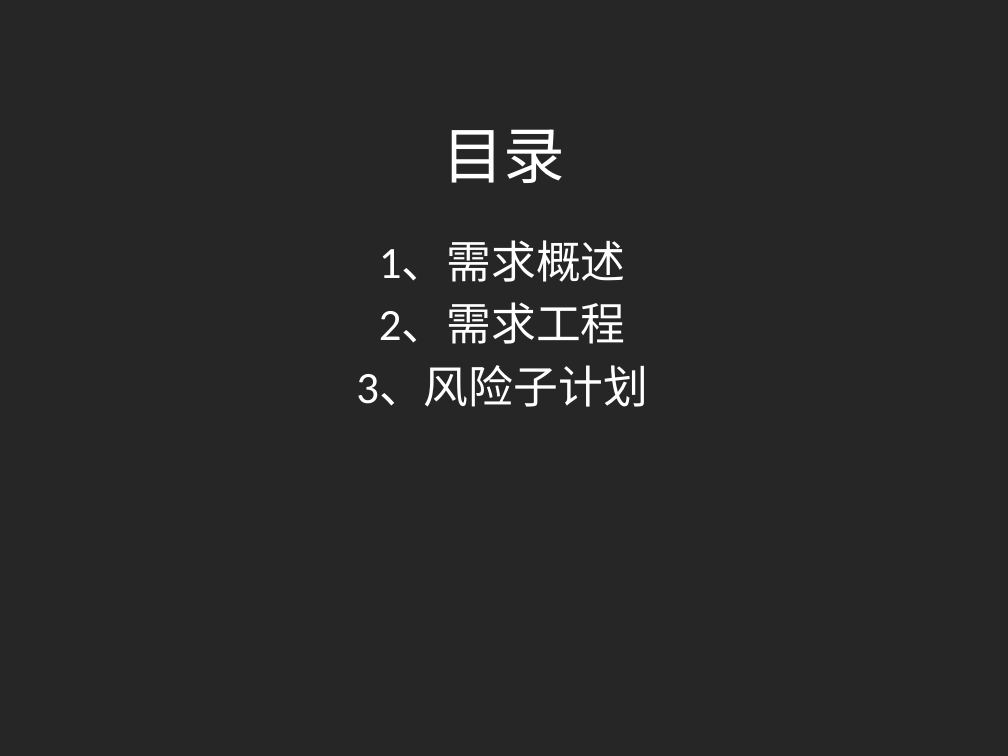
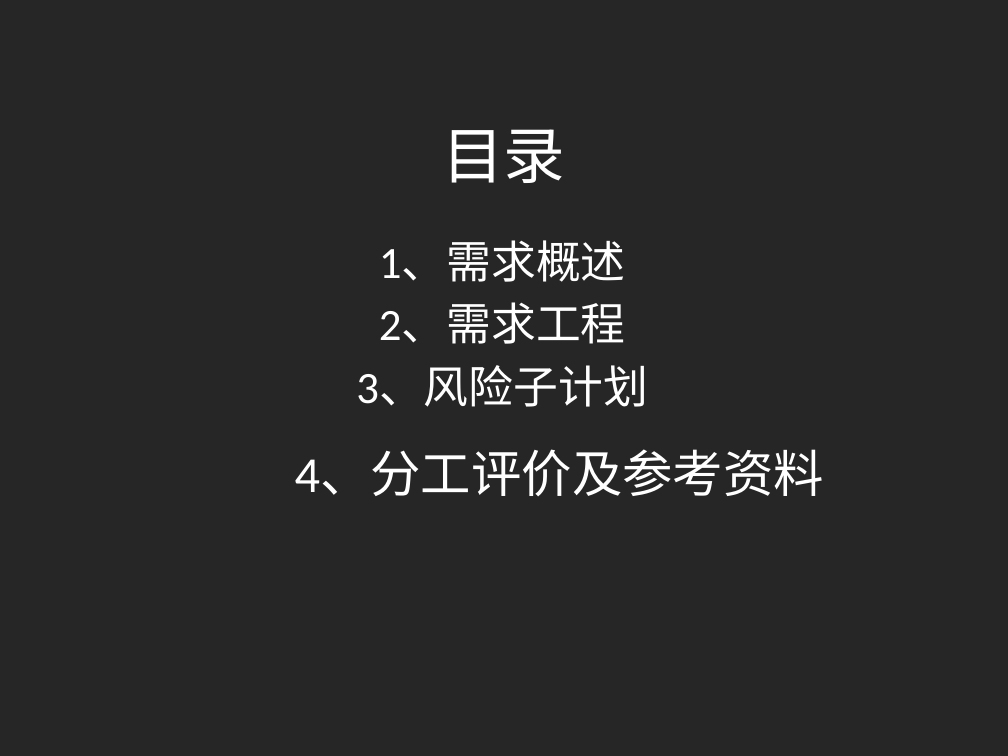
Before and after one commit to shangzhaoxiaozi/PRD-21, a slide deck: slide 2 of PRD-21-C2/非受控文档/项目评审文档/需求工程计划.pptx. Drawn at 1008x756 pixels with LibreOffice and Linux fonts; fonts in the diff are those of the drawing. Boxes give left, top, right and bottom in pixels: in the first picture for what was removed or moved away, otherwise in the second. Text is boxed around its words. In the diff, an @@ line names an element or a change of style, - is before the commit and + after.

```diff
--- a/PRD-21-C2/非受控文档/项目评审文档/需求工程计划.pptx
+++ b/PRD-21-C2/非受控文档/项目评审文档/需求工程计划.pptx
@@ text added at (x1=295, y1=451, x2=825, y2=496), 36 pt, text #FFFFFF @@
+4、分工评价及参考资料
```
Also in this commit, not shown: 3 other slides changed, 6 slides added, 3 other files.
